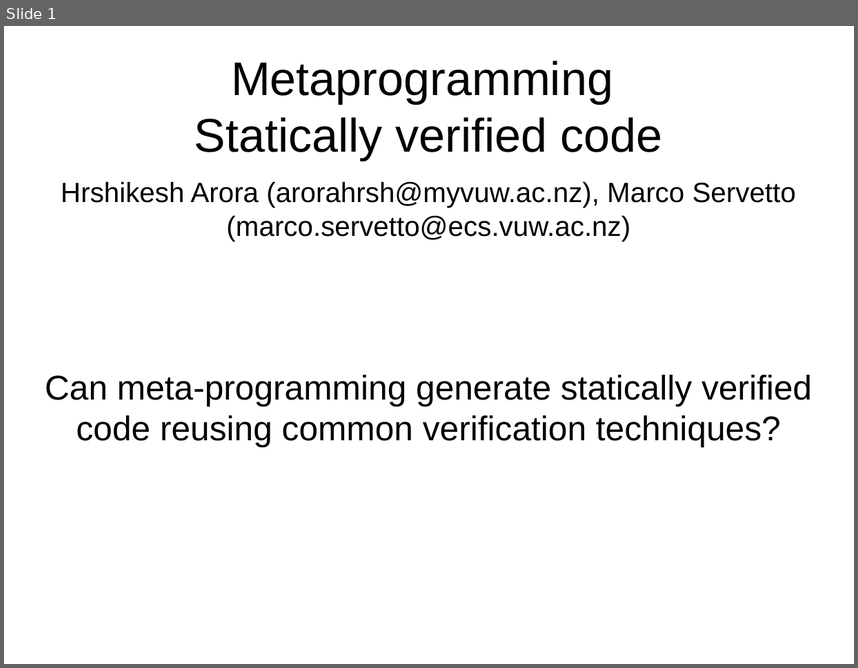
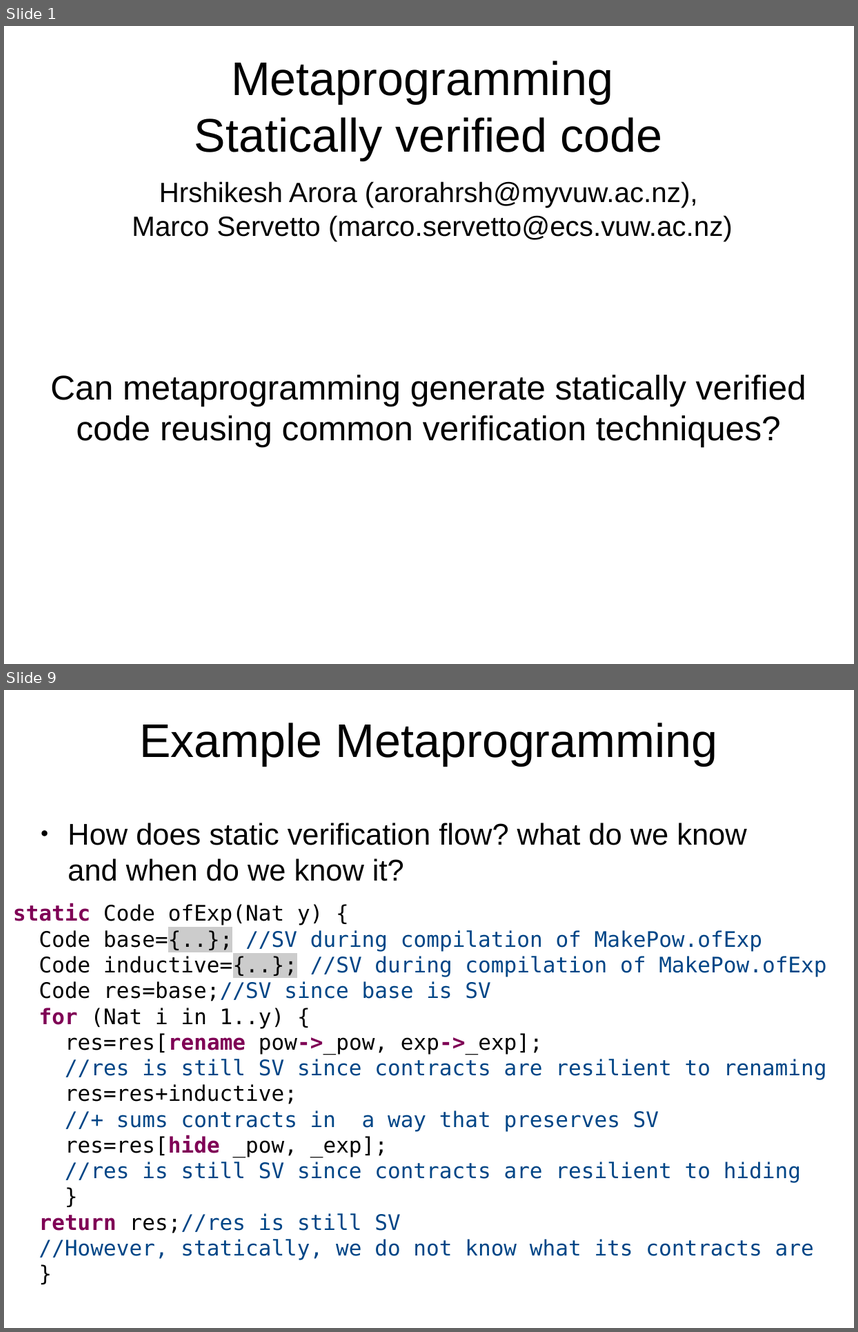
Before and after one commit to ElvisResearchGroup/L42, a slide deck: Main/papers/Sapling2/Slides.odp. Shown one above the other, each under a label of ours: slide 1 before the commit, slides 1 and 9 after it; the slides between them are not shown. The pictures are 858x668 and 858x1332 pixels, drawn with LibreOffice and Linux fonts; fonts in the diff are those of the drawing. Boxes give left, top, right and bottom in pixels: in the first picture for what was removed or moved away, otherwise in the second. Text is boxed around its words. In the diff, an @@ line names an element or a change of style, - is before the commit and + after.

```diff
--- a/Main/papers/Sapling2/Slides.odp
+++ b/Main/papers/Sapling2/Slides.odp
@@ slide 9 added at <box>4,690,854,1328</box>, background #FFFFFF @@
@@ title added at <box>139,722,718,765</box>, 44 pt, text #000000 @@
+Example Metaprogramming
@@ text added at <box>67,822,746,881</box>, 28 pt, text #000000 @@
+● How does static verification flow? what do we know and when do we know it?
@@ text added at <box>13,903,827,1260</box>, 20 pt, text #004586 @@
+static Code ofExp(Nat y) {
+Code base={..}; //SV during compilation of MakePow.ofExp
+Code inductive={..}; //SV during compilation of MakePow.ofExp
+Code res=base;//SV since base is SV
+for (Nat i in 1..y) {
+res=res[rename pow->_pow, exp->_exp];
+//res is still SV since contracts are resilient to renaming
+res=res+inductive;
+//+ sums contracts in a way that preserves SV
+res=res[hide _pow, _exp];
+//res is still SV since contracts are resilient to hiding
+}
+return res;//res is still SV
+//However, statically, we do not know what its contracts are
+}
@@ slide 1 changed as well @@
@@ subtitle "Hrshikesh Arora (arorahrsh@myvuw.ac.nz), Marco Servetto ..." rewrapped from <box>61,181,796,241</box> to <box>132,181,733,241</box> @@
@@ text at <box>50,374,806,447</box>: text changed @@
-Can meta-programming generate statically verified code reusing common verification techniques?
+Can metaprogramming generate statically verified code reusing common verification techniques?
```
Also in this commit, not shown: 1 other slide changed, 9 other slides added, 4 slides removed, 1 other file.
